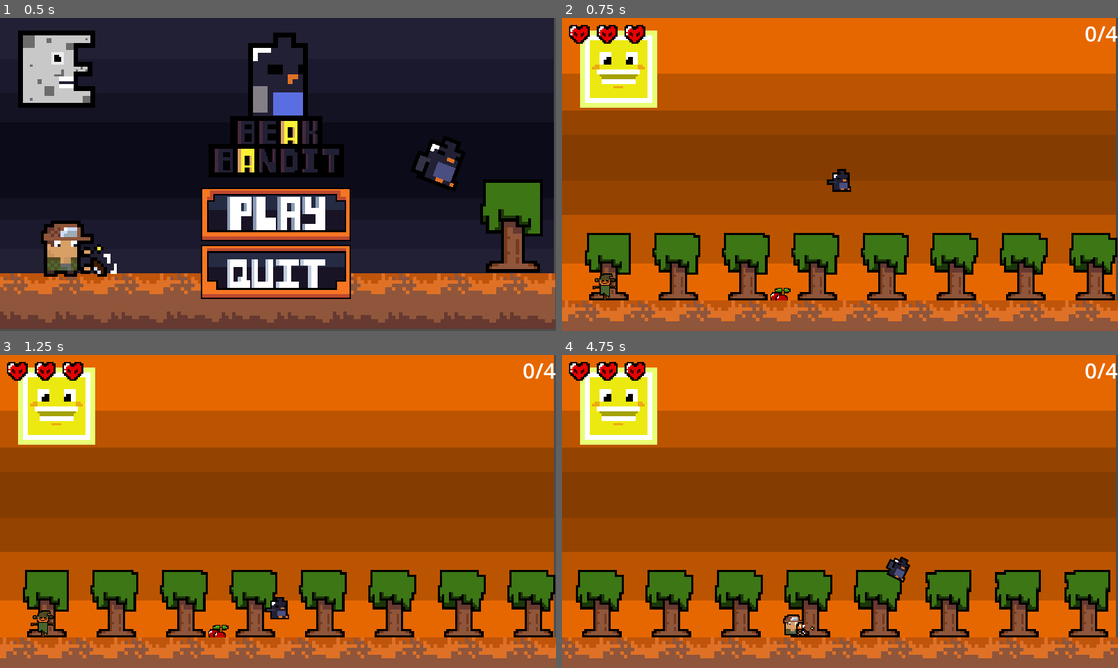
Above: before the commit, frames 1-4 (two rows, left to right).
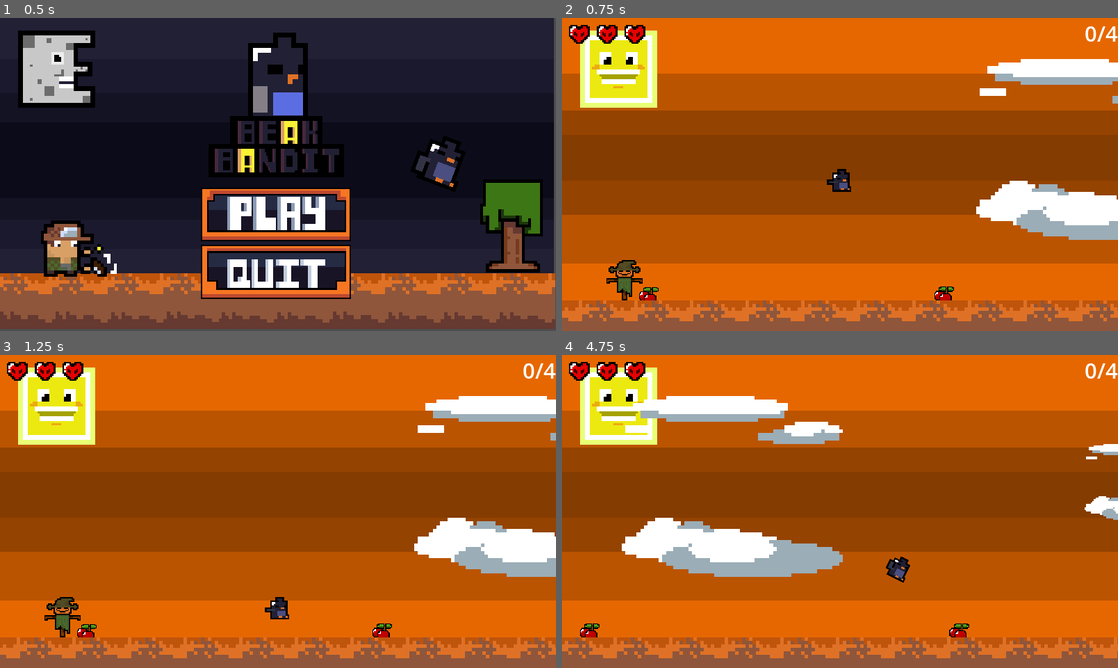
Above: after the commit, the same moments.

Repository: pochoco24/wild-jam-62
Game: Godot game, scene res://Scenes/ui_menu.tscn
The game is run twice, just before and just after one commit, with the same random seed, the same clock (stepped at 60 frames per second) and the same inputs.
Inputs (mouse positions are in pixels of both pictures, inside the frame that each line leads up to):
- Up to frame 1 (0.5 s): no input
- Up to frame 2 (0.75 s): click (840, 212) at 0.5 s
- Up to frame 3 (1.25 s): no input
- Up to frame 4 (4.75 s): hold D (right) 1.28-2.78 s; tap W (flap) at 1.52, 1.82, 2.27, 2.57, 3.77, 4.07, 4.52 s; hold A (left) 2.78-3.53 s; hold D (right) from 3.53 s (still down)

Frame 1 is identical in both runs. In frame 2, 21% of the frame differs, in the area x 0-100%, y 0-97%; in frame 3, 21%; in frame 4, 23%.

Commit message:
added some sounds

Diff:
--- a/Scenes/Levels/Level_1.tscn
+++ b/Scenes/Levels/Level_1.tscn
@@ -15,6 +15,7 @@
 [ext_resource type="PackedScene" uid="uid://b0qnwokgbt1ft" path="res://Scenes/scarecrow.tscn" id="12_rpp0q"]
 [ext_resource type="PackedScene" uid="uid://csqe6ncspknhp" path="res://Scenes/shoot_farmer.tscn" id="13_a6d5i"]
 [ext_resource type="PackedScene" uid="uid://c25o2jmd32yfq" path="res://Scenes/ui.tscn" id="14_q1o8k"]
+[ext_resource type="AudioStream" uid="uid://kg85ltc6f70g" path="res://Sounds/Collect_Corvis.wav" id="16_ccvbu"]
 
 [sub_resource type="CircleShape2D" id="CircleShape2D_gqnrc"]
 radius = 28.1114
@@ -430,7 +431,6 @@
 unique_name_in_owner = true
 
 [node name="clouds" type="Node2D" parent="."]
-visible = false
 position = Vector2(1145, 236)
 scale = Vector2(8.49219, 8.49219)
 
@@ -582,6 +582,10 @@
 scale = Vector2(0.288628, 0.288628)
 texture = ExtResource("8_0y3rx")
 
+[node name="ShootFarmer" parent="." instance=ExtResource("13_a6d5i")]
+position = Vector2(-2135, 538)
+scale = Vector2(1.345, 1.345)
+
 [node name="Enemy\'s" type="Node2D" parent="."]
 
 [node name="CharacterBody2D" parent="Enemy\'s" instance=ExtResource("12_rpp0q")]
@@ -616,9 +620,10 @@
 position = Vector2(-6352, 540)
 scale = Vector2(1.51, 1.51)
 
-[node name="ShootFarmer" parent="Enemy\'s" instance=ExtResource("13_a6d5i")]
-position = Vector2(-2135, 538)
-scale = Vector2(1.345, 1.345)
+[node name="AudioStreamPlayer" type="AudioStreamPlayer" parent="."]
+stream = ExtResource("16_ccvbu")
+volume_db = -20.0
+autoplay = true
 
 [connection signal="body_entered" from="Player/Crop Pickup Area" to="Player" method="_on_crop_pickup_area_body_entered"]
 [connection signal="animation_finished" from="Player/AnimatedSprite2D" to="Player" method="_on_animated_sprite_2d_animation_finished"]
--- a/Scenes/Levels/Level_2.tscn
+++ b/Scenes/Levels/Level_2.tscn
@@ -15,6 +15,7 @@
 [ext_resource type="Texture2D" uid="uid://b0ue404bbxr2b" path="res://Images/background_cloud.png" id="13_fx8gr"]
 [ext_resource type="PackedScene" uid="uid://b0qnwokgbt1ft" path="res://Scenes/scarecrow.tscn" id="14_yk3cq"]
 [ext_resource type="PackedScene" uid="uid://csqe6ncspknhp" path="res://Scenes/shoot_farmer.tscn" id="15_4qg01"]
+[ext_resource type="AudioStream" uid="uid://kg85ltc6f70g" path="res://Sounds/Collect_Corvis.wav" id="16_vd1hp"]
 
 [sub_resource type="CircleShape2D" id="CircleShape2D_gqnrc"]
 radius = 28.1114
@@ -582,6 +583,10 @@
 scale = Vector2(0.288628, 0.288628)
 texture = ExtResource("13_fx8gr")
 
+[node name="ShootFarmer" parent="." instance=ExtResource("15_4qg01")]
+position = Vector2(-2135, 538)
+scale = Vector2(1.345, 1.345)
+
 [node name="Enemy\'s" type="Node2D" parent="."]
 
 [node name="CharacterBody2D" parent="Enemy\'s" instance=ExtResource("14_yk3cq")]
@@ -616,9 +621,10 @@
 position = Vector2(-6352, 540)
 scale = Vector2(1.51, 1.51)
 
-[node name="ShootFarmer" parent="Enemy\'s" instance=ExtResource("15_4qg01")]
-position = Vector2(-2135, 538)
-scale = Vector2(1.345, 1.345)
+[node name="AudioStreamPlayer" type="AudioStreamPlayer" parent="."]
+stream = ExtResource("16_vd1hp")
+volume_db = -20.0
+autoplay = true
 
 [connection signal="body_entered" from="Player/Crop Pickup Area" to="Player" method="_on_crop_pickup_area_body_entered"]
 [connection signal="animation_finished" from="Player/AnimatedSprite2D" to="Player" method="_on_animated_sprite_2d_animation_finished"]
--- a/Scenes/shoot_farmer.tscn
+++ b/Scenes/shoot_farmer.tscn
@@ -1,7 +1,8 @@
-[gd_scene load_steps=27 format=3 uid="uid://csqe6ncspknhp"]
+[gd_scene load_steps=28 format=3 uid="uid://csqe6ncspknhp"]
 
 [ext_resource type="Texture2D" uid="uid://boi7ryi7floye" path="res://Images/EnemyGun.png" id="1_4v8ta"]
 [ext_resource type="Script" path="res://Scripts/shoot_farmer.gd" id="1_7smon"]
+[ext_resource type="AudioStream" uid="uid://iioa1xj3gi6t" path="res://Sounds/Beak_Bandit_Gunshot_A.wav" id="3_f7eu1"]
 
 [sub_resource type="RectangleShape2D" id="RectangleShape2D_gmtpf"]
 size = Vector2(45, 49)
@@ -206,6 +207,10 @@
 sprite_frames = SubResource("SpriteFrames_mytoc")
 animation = &"gun"
 
+[node name="AudioStreamPlayer2D" type="AudioStreamPlayer2D" parent="."]
+stream = ExtResource("3_f7eu1")
+volume_db = -20.0
+
 [connection signal="body_entered" from="walk" to="." method="_on_walk_body_entered"]
 [connection signal="body_exited" from="walk" to="." method="_on_walk_body_exited"]
 [connection signal="body_entered" from="shoot" to="." method="_on_shoot_body_entered"]
--- a/Scenes/ui_menu.tscn
+++ b/Scenes/ui_menu.tscn
@@ -12,6 +12,7 @@
 [ext_resource type="Texture2D" uid="uid://xc6m4ctmllag" path="res://Images/button_play_hover.png" id="10_2ru3l"]
 [ext_resource type="Texture2D" uid="uid://cd1m8jf4trfrr" path="res://Images/button_quit.png" id="10_kwjfj"]
 [ext_resource type="Texture2D" uid="uid://bx6s0k14ob7xw" path="res://Images/button_quit_hover.png" id="12_y5ppl"]
+[ext_resource type="AudioStream" uid="uid://brp6g8qsl8p4k" path="res://Sounds/Chill_Corvis.wav" id="13_o0ark"]
 
 [sub_resource type="AtlasTexture" id="AtlasTexture_6fibb"]
 atlas = ExtResource("4_6htyf")
@@ -510,5 +511,10 @@
 texture_hover = ExtResource("12_y5ppl")
 stretch_mode = 0
 
+[node name="AudioStreamPlayer" type="AudioStreamPlayer" parent="."]
+stream = ExtResource("13_o0ark")
+volume_db = -20.0
+autoplay = true
+
 [connection signal="pressed" from="node/VBoxContainer/play" to="node/VBoxContainer" method="_on_play_pressed"]
 [connection signal="pressed" from="node/VBoxContainer/quit" to="node/VBoxContainer" method="_on_quit_pressed"]
--- a/Scripts/menu_buttons.gd
+++ b/Scripts/menu_buttons.gd
@@ -5,7 +5,7 @@
 
 
 func _on_play_pressed():
-	get_tree().change_scene_to_file("res://Scenes/Game.tscn")
+	get_tree().change_scene_to_file("res://Scenes/Levels/Level_1.tscn")
 
 
 func _on_quit_pressed():
--- a/Scripts/shoot_farmer.gd
+++ b/Scripts/shoot_farmer.gd
@@ -93,6 +93,7 @@
 
 # Bullet
 func shoot_bullet():
+	$AudioStreamPlayer2D.play()
 	var bullet_instance = bullet.instantiate().duplicate()
 	bullet_instance.position = position
 	bullet_instance.rotation = $GunPivotPoint.rotation
--- a/project.godot
+++ b/project.godot
@@ -10,7 +10,7 @@
 
 [application]
 
-config/name="Wild-jam-62"
+config/name="Wild-jam-62-BEZIG"
 run/main_scene="res://Scenes/ui_menu.tscn"
 config/features=PackedStringArray("4.1", "GL Compatibility")
 config/icon="res://icon.svg"
Not shown: 1 places in Scenes/Levels/Level_1.tscn that only renumber resources
Not shown: 1 places in Scenes/Levels/Level_2.tscn that only renumber resources
Not shown: 1 places in Scenes/ui_menu.tscn that only renumber resources
Not shown, added: Sounds/Beak_Bandit_Gunshot_A.wav.import
Not shown, added: Sounds/Chill_Corvis.wav.import
Not shown, added: Sounds/Collect_Corvis.wav.import
Not shown, added: Sounds/Beak_Bandit_Gunshot_A.wav
Not shown, added: Sounds/Chill_Corvis.wav
Not shown, added: Sounds/Collect_Corvis.wav
